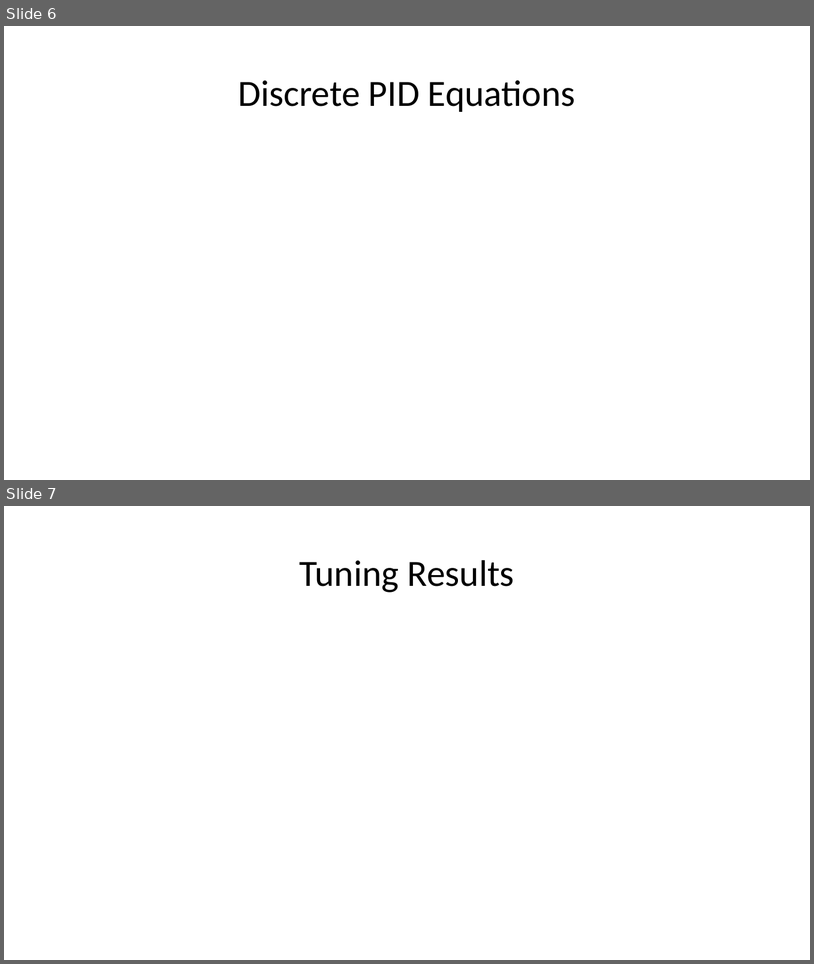
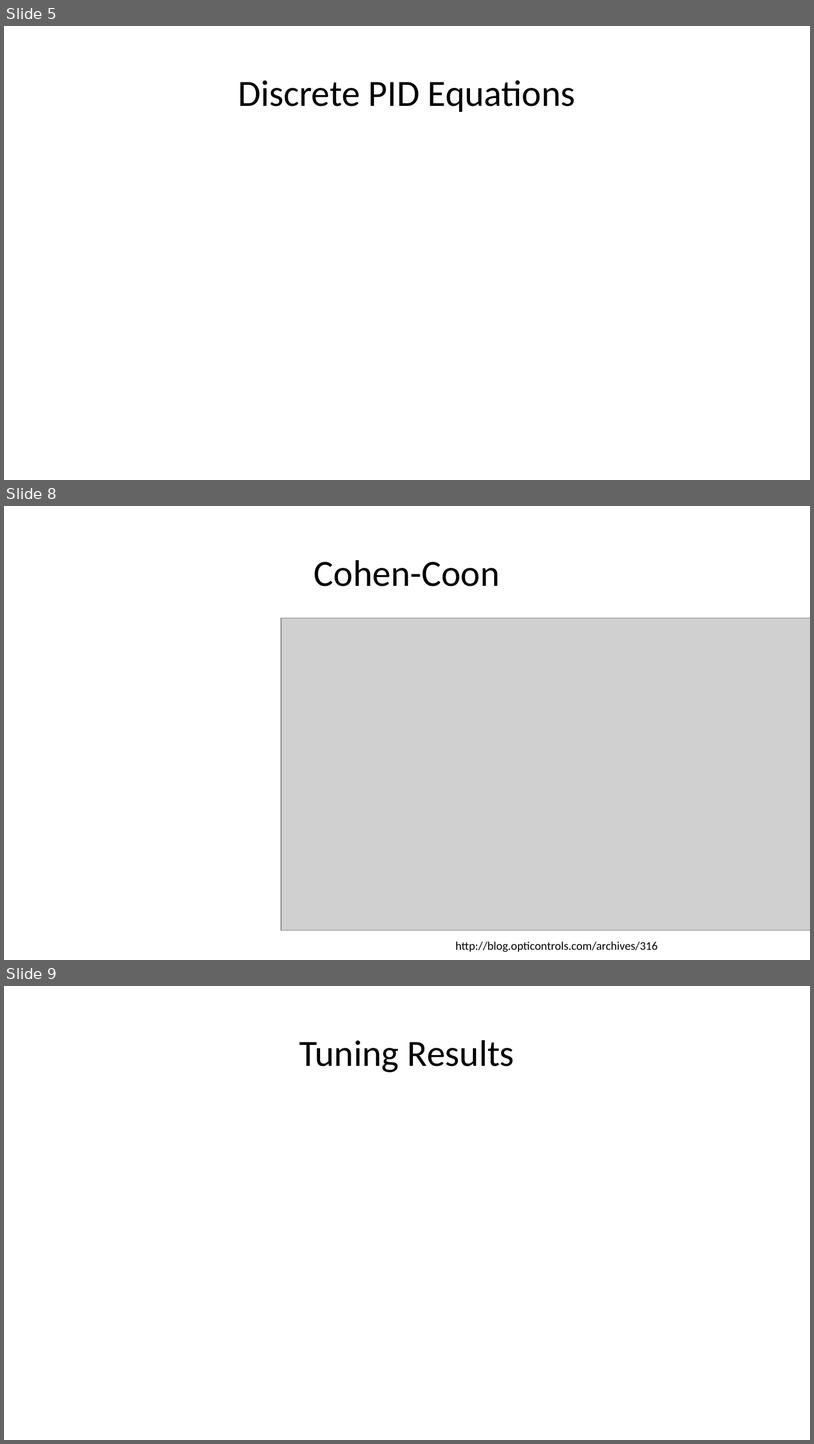
Before and after one commit to jdriscoll7/ELEC_3050, a slide deck: presentation/Final Projection Presentation.pptx. Shown one above the other, each under a label of ours: slides 6 and 7 before the commit, slides 5, 8 and 9 after it; the slides between them are not shown. The pictures are 814x964 and 814x1444 pixels, drawn with LibreOffice and Linux fonts; fonts in the diff are those of the drawing; grey boxes stand for pictures. Boxes give left, top, right and bottom in pixels: in the first picture for what was removed or moved away, otherwise in the second. Text is boxed around its words. In the diff, an @@ line names an element or a change of style, - is before the commit and + after.

```diff
--- a/presentation/Final Projection Presentation.pptx
+++ b/presentation/Final Projection Presentation.pptx
@@ slide 8 added at <box>4,506,810,960</box>, background #FFFFFF @@
@@ title added at <box>314,560,500,586</box>, 44 pt, text #000000 @@
+Cohen-Coon
@@ picture added at <box>281,618,810,930</box> @@
@@ text added at <box>456,941,658,952</box>, 14 pt, text #000000 @@
+http://blog.opticontrols.com/archives/316
@@ what was slide 6 is now slide 5 @@
@@ what was slide 7 is now slide 9 @@
```
Also in this commit, not shown: 5 slides changed, 4 other slides added, 3 slides removed.
